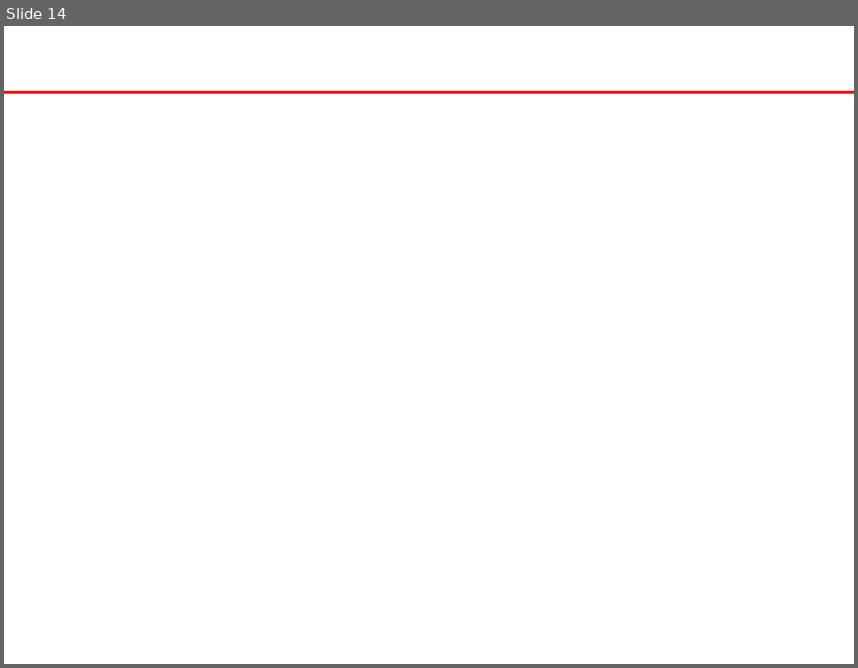
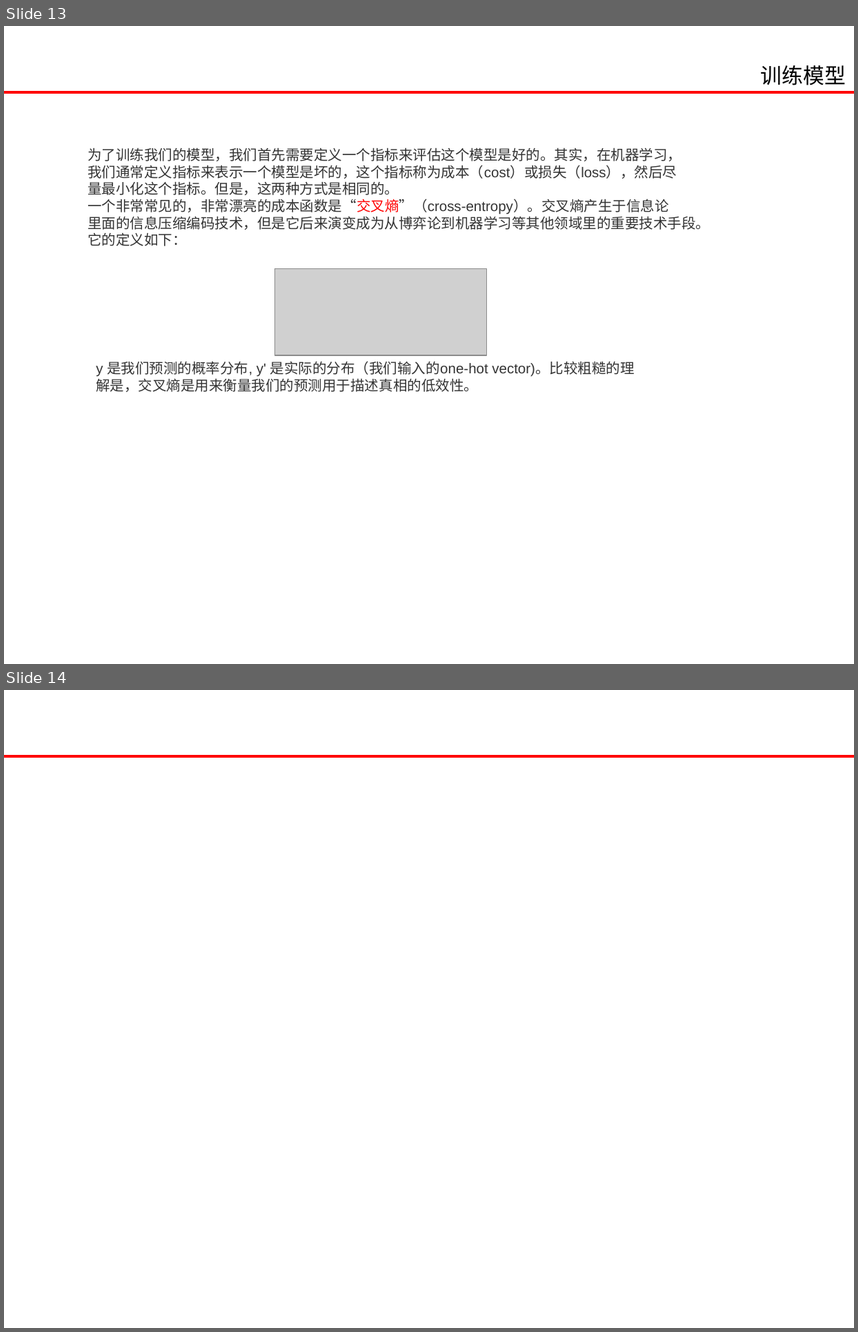
Before and after one commit to jaysoncho92/learn_tensorflow, a slide deck: TensorFlow入门.pptx. Shown one above the other, each under a label of ours: slide 14 before the commit, slides 13 and 14 after it. The pictures are 858x668 and 858x1332 pixels, drawn with LibreOffice and Linux fonts; fonts in the diff are those of the drawing; grey boxes stand for pictures. Boxes give left, top, right and bottom in pixels: in the first picture for what was removed or moved away, otherwise in the second. Text is boxed around its words. In the diff, an @@ line names an element or a change of style, - is before the commit and + after.

```diff
--- a/TensorFlow入门.pptx
+++ b/TensorFlow入门.pptx
@@ slide 13 added at box(4, 26, 854, 664), background #FFFFFF @@
@@ text added at box(761, 65, 846, 85), 18 pt, text #000000 @@
+训练模型
@@ line added from (4, 92) to (854, 92), #FF0000 2.25 pt @@
@@ text added at box(87, 147, 710, 246), 12 pt, text #333333 @@
+为了训练我们的模型，我们首先需要定义一个指标来评估这个模型是好的。其实，在机器学习，
+我们通常定义指标来表示一个模型是坏的，这个指标称为成本（cost）或损失（loss），然后尽
+量最小化这个指标。但是，这两种方式是相同的。
+一个非常常见的，非常漂亮的成本函数是“交叉熵”（cross-entropy）。交叉熵产生于信息论
+里面的信息压缩编码技术，但是它后来演变成为从博弈论到机器学习等其他领域里的重要技术手段。
+它的定义如下：
@@ picture added at box(275, 268, 487, 355) @@
@@ text added at box(96, 361, 634, 392), 12 pt, text #333333 @@
+y 是我们预测的概率分布, y' 是实际的分布（我们输入的one-hot vector)。比较粗糙的理解是，交叉熵是用来衡量我们的预测用于描述真相的低效性。
```
Also in this commit, not shown: 1 slide changed, 1 slide removed, 1 other file.
